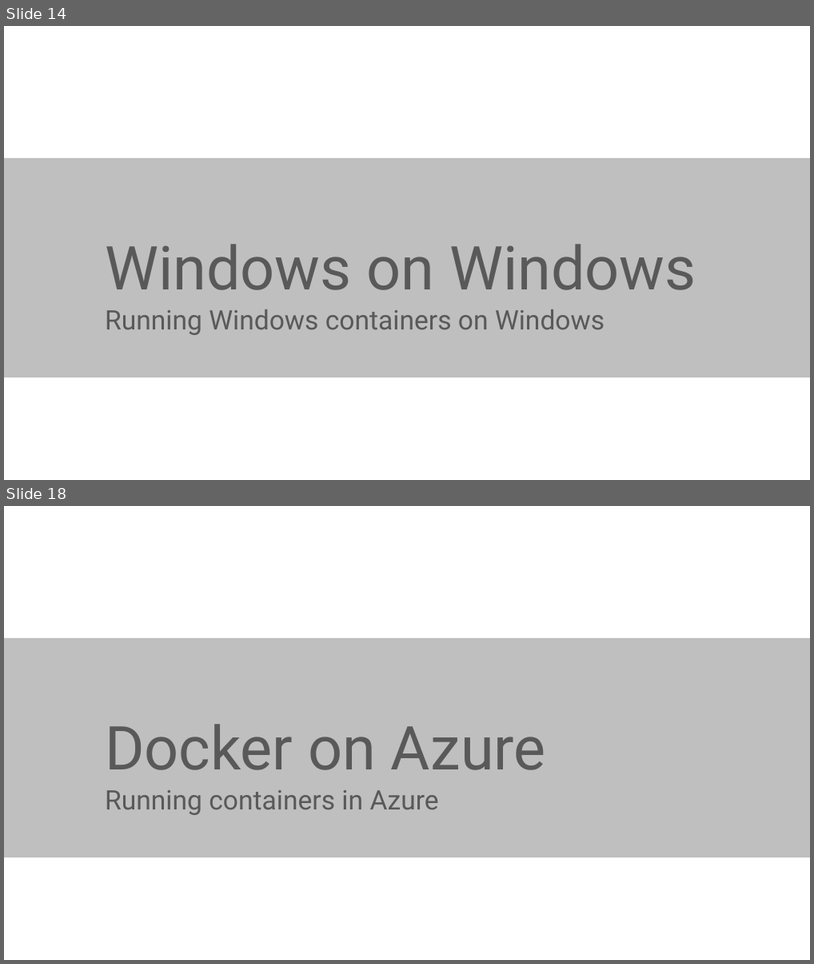
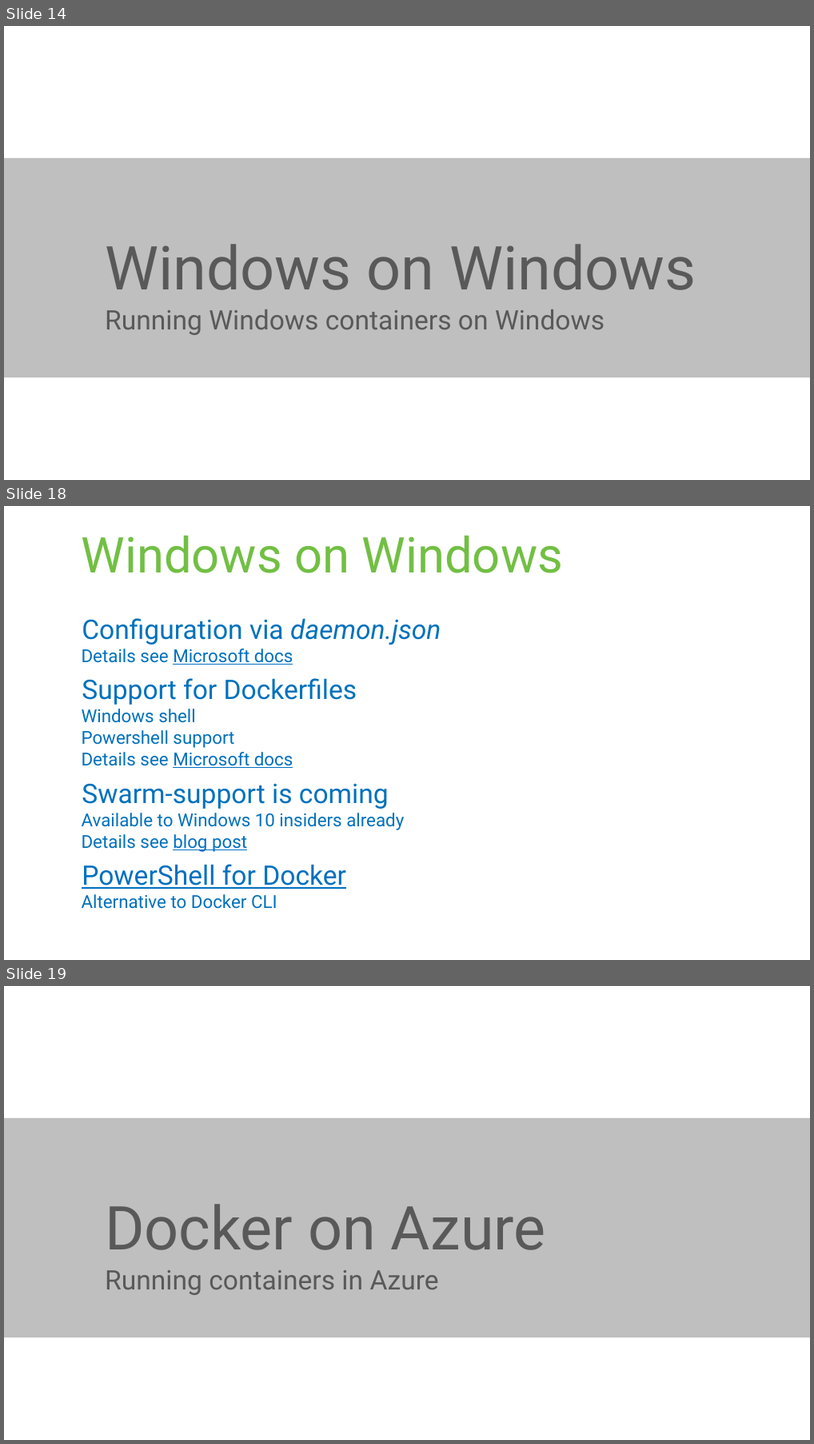
Before and after one commit to rstropek/DockerVS2015Intro, a slide deck: slides/Containers-Microsoft-Universe.pptx. Shown one above the other, each under a label of ours: slides 14 and 18 before the commit, slides 14, 18 and 19 after it; the slides between them are not shown. The pictures are 814x964 and 814x1444 pixels, drawn with LibreOffice and Linux fonts; fonts in the diff are those of the drawing. Boxes give left, top, right and bottom in pixels: in the first picture for what was removed or moved away, otherwise in the second. Text is boxed around its words. In the diff, an @@ line names an element or a change of style, - is before the commit and + after.

Commit message:
Update Windows slides

```diff
--- a/slides/Containers-Microsoft-Universe.pptx
+++ b/slides/Containers-Microsoft-Universe.pptx
@@ slide 18 added at box(4, 506, 810, 960), background #FFFFFF @@
@@ title added at box(82, 536, 563, 573), 44 pt, text #72BF44 @@
+Windows on Windows
@@ text added at box(82, 618, 441, 908), 16 pt, text #0071BC @@
+Configuration via daemon.json
+  Details see Microsoft docs
+Support for Dockerfiles
+  Windows shell
+  Powershell support
+  Details see Microsoft docs
+Swarm-support is coming
+  Available to Windows 10 insiders already
+  Details see blog post
+PowerShell for Docker
+  Alternative to Docker CLI
@@ what was slide 18 is now slide 19 @@
```
Also in this commit, not shown: 6 slides changed, 1 other file.
